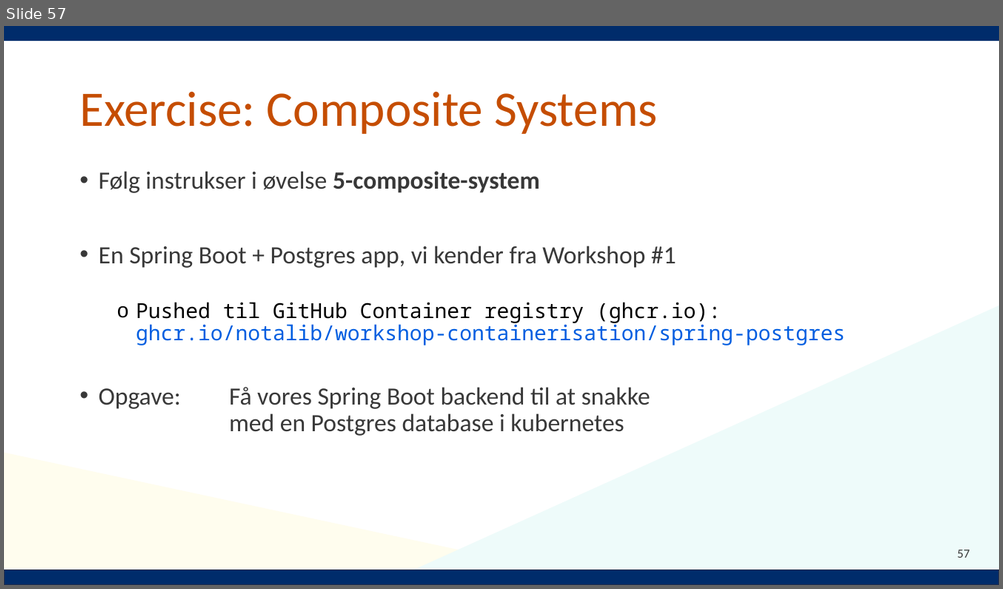
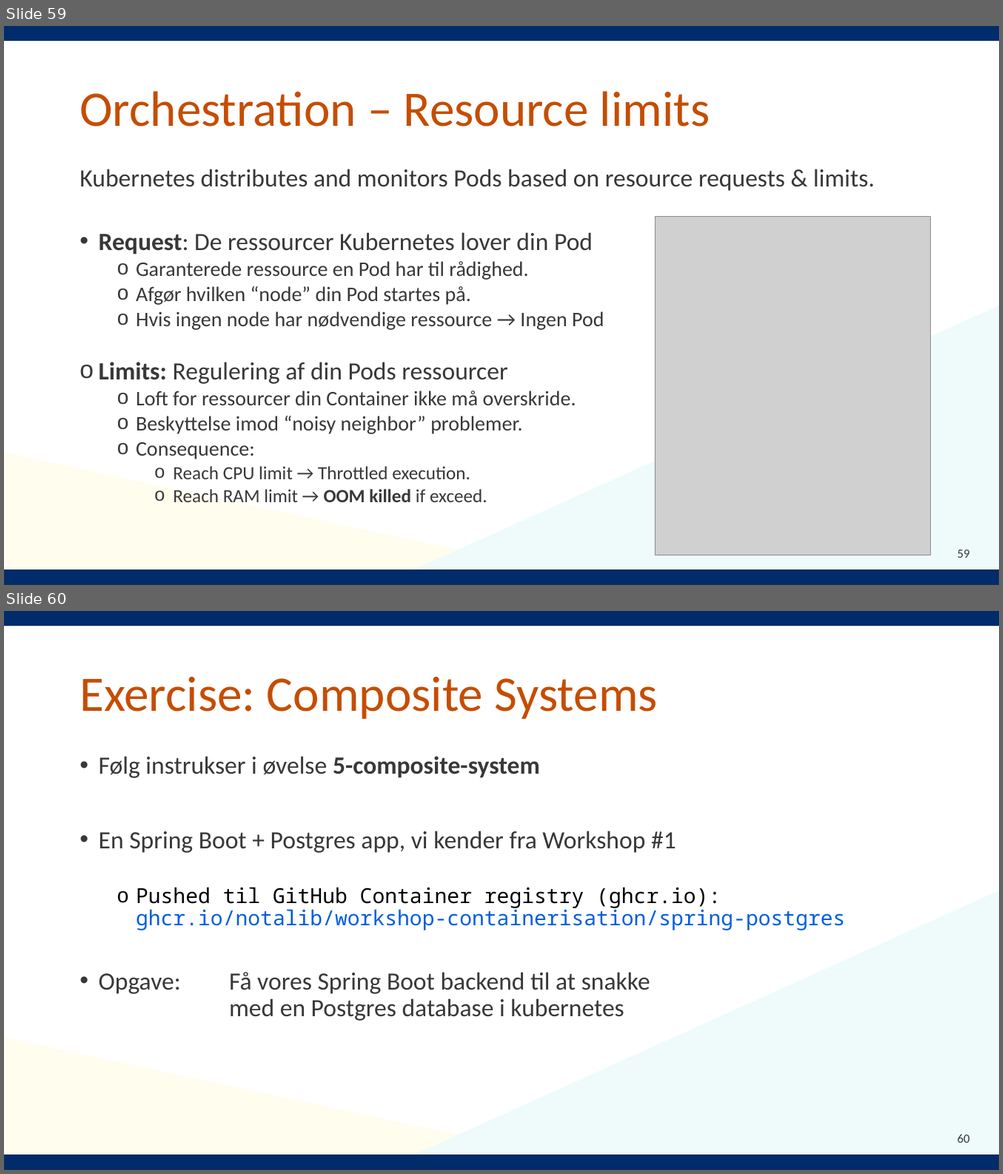
Before and after one commit to Notalib/workshop-kubernetes, a slide deck: Kubernetes_workshop.pptx. Shown one above the other, each under a label of ours: slide 57 before the commit, slides 59 and 60 after it. The pictures are 1003x589 and 1003x1174 pixels, drawn with LibreOffice and Linux fonts; fonts in the diff are those of the drawing; grey boxes stand for pictures; background and template pictures are left out. Boxes give left, top, right and bottom in pixels: in the first picture for what was removed or moved away, otherwise in the second. Text is boxed around its words. In the diff, an @@ line names an element or a change of style, - is before the commit and + after.

```diff
--- a/Kubernetes_workshop.pptx
+++ b/Kubernetes_workshop.pptx
@@ slide 59 added at (x1=4, y1=26, x2=999, y2=585), background #FFFFFF; not listed: 5 template elements that a slide beside it also shows @@
@@ title added at (x1=79, y1=91, x2=709, y2=127), 48 pt, text #C54D02 @@
+Orchestration – Resource limits
@@ text added at (x1=79, y1=169, x2=874, y2=503), 20 pt, text #383838 @@
+Kubernetes distributes and monitors Pods based on resource requests & limits.
+• Request: De ressourcer Kubernetes lover din Pod
+  o Garanterede ressource en Pod har til rådighed.
+  o Afgør hvilken “node” din Pod startes på.
+  o Hvis ingen node har nødvendige ressource → Ingen Pod
+o Limits: Regulering af din Pods ressourcer
+  o Loft for ressourcer din Container ikke må overskride.
+  o Beskyttelse imod “noisy neighbor” problemer.
+  o Consequence:
+    o Reach CPU limit → Throttled execution.
+    o Reach RAM limit → OOM killed if exceed.
@@ picture added at (x1=655, y1=217, x2=930, y2=556) @@
@@ what was slide 57 is now slide 60 @@
@@ page number at (x1=957, y1=1134, x2=970, y2=1143): text changed @@
-57
+60
```
Also in this commit, not shown: 14 slides changed, 5 other slides added, 3 slides removed, 10 other files.
